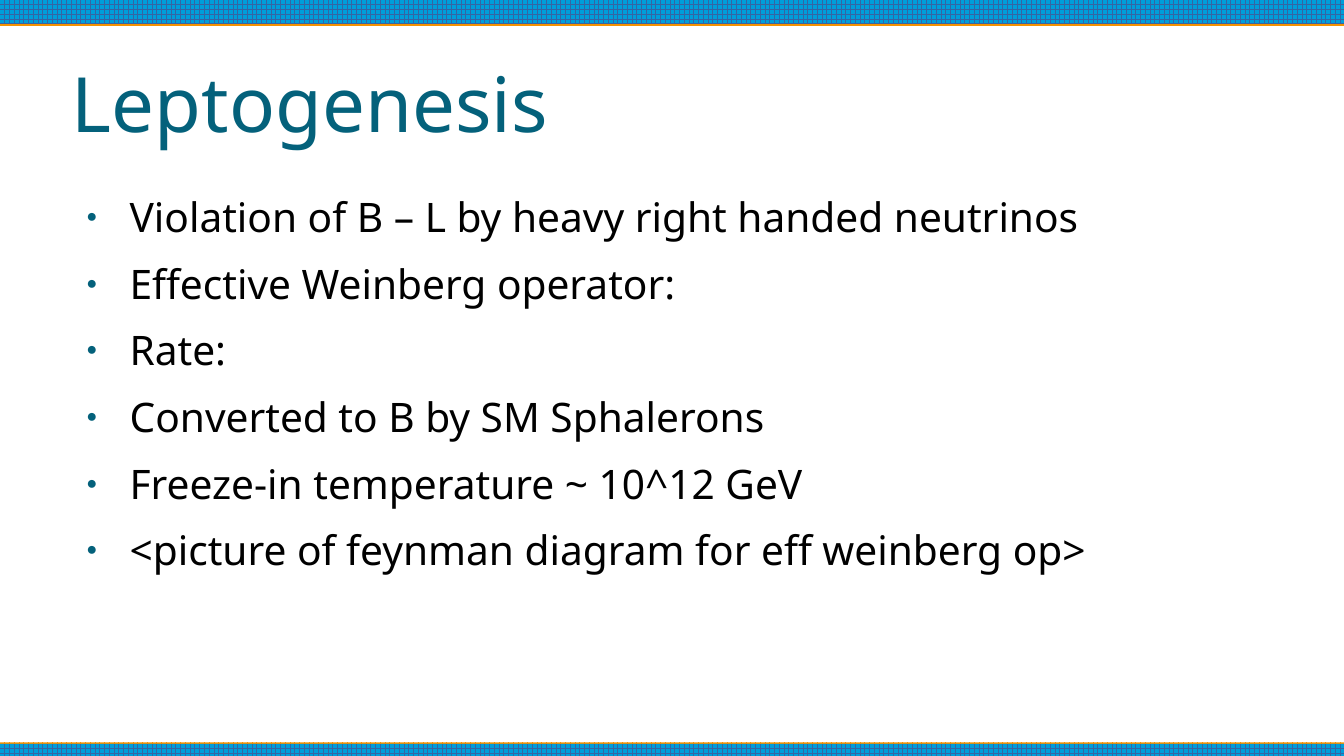
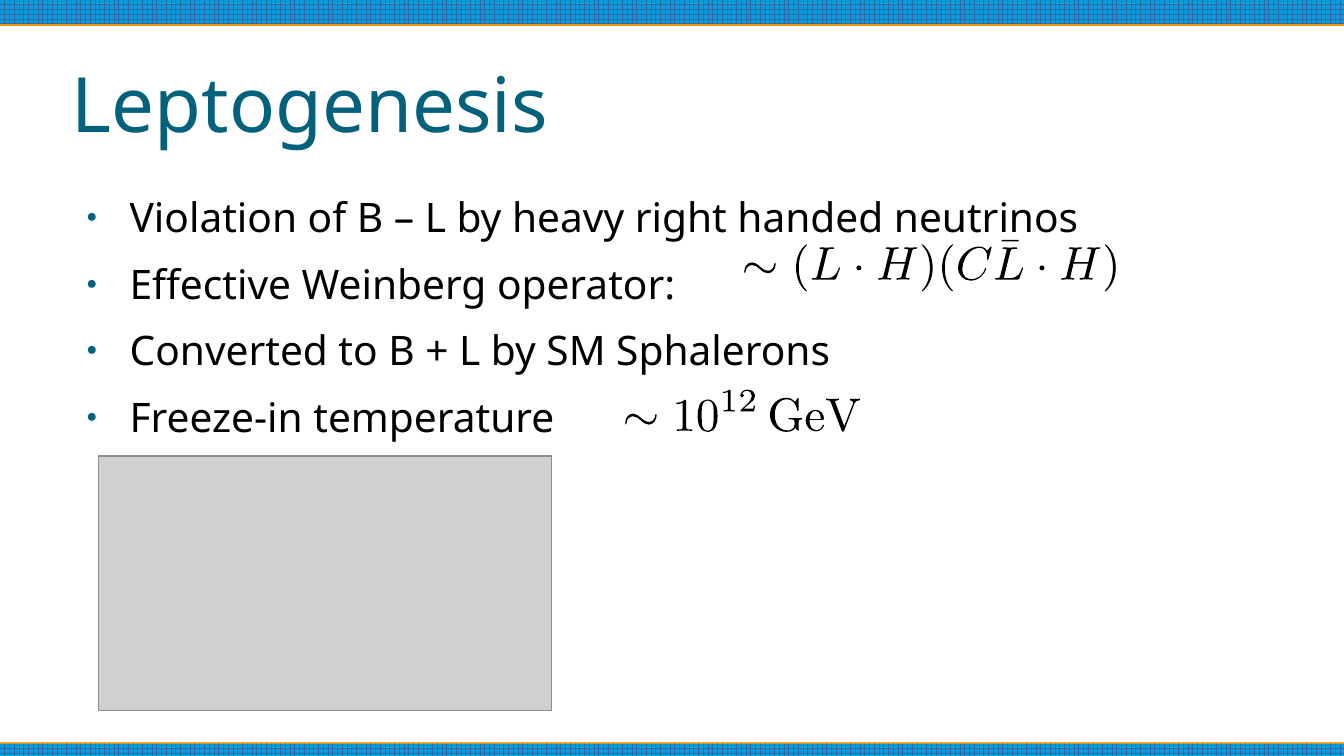
Before and after one commit to anna-jana/masters-project, a slide deck: slide 7 of reports/thesis-talk/presentation.odp. Drawn at 1344x756 pixels with LibreOffice and Linux fonts; fonts in the diff are those of the drawing; grey boxes stand for pictures. Boxes give left, top, right and bottom in pixels: in the first picture for what was removed or moved away, otherwise in the second. Text is boxed around its words. In the diff, an @@ line names an element or a change of style, - is before the commit and + after.

Commit message:
working on the presentation, added feynman diagram of weinberg from rh neutrinos to thesis

```diff
--- a/reports/thesis-talk/presentation.odp
+++ b/reports/thesis-talk/presentation.odp
@@ group added at (744, 240, 1116, 291): 14 freeform shapes @@
@@ text at (130, 334, 830, 442): text changed @@
-● Rate:
-● Converted to B by SM Sphalerons
-● Freeze-in temperature ~ 10^12 GeV
-● <picture of feynman diagram for eff weinberg op>
+● Converted to B + L by SM Sphalerons
+● Freeze-in temperature
@@ group added at (626, 390, 861, 433): 9 freeform shapes @@
@@ picture added at (99, 456, 552, 711) @@
```
Also in this commit, not shown: 6 other slides changed, 1 other file.
